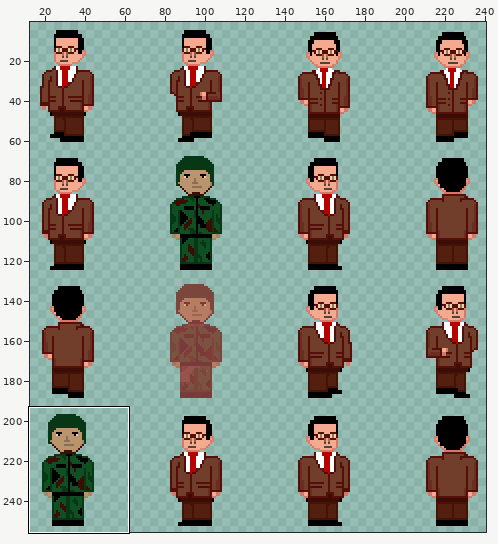
Sprite sheet, stored at images/soldier.png. Above: a wide view before the commit, with the close-up outlined.
Close-up. The starting point:
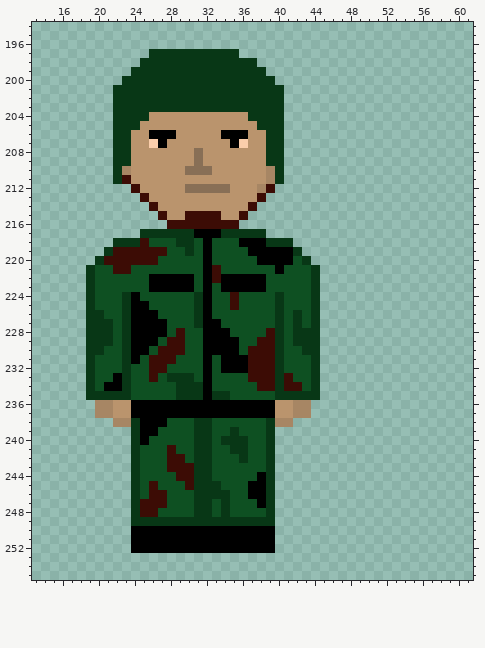
The file is 256x256 pixels. Colours within 5 levels of each other are drawn and written as one. Shown: x 13..61, y 194..255. The wide view leaves out empty margins. The commit also changed other parts of the picture, which this record leaves out.
Once edited:
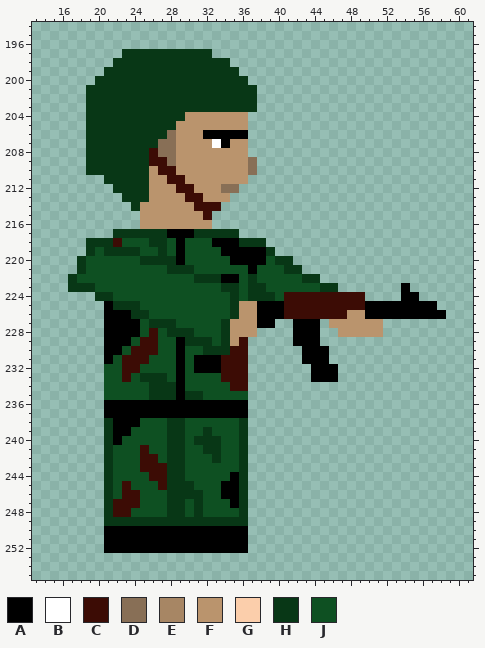
Palette (. is transparent): A #000000  B #ffffff  C #3c0c05  D #886f56  E #a78664  F #ba946d  G #fbceab  H #083716  J #0e5022
Diff:
@@ x 13..61 @@
 196 .................................................
-197 .............HHHHHHHHHH..........................
-198 ............HHHHHHHHHHHHH........................
-199 ...........HHHHHHHHHHHHHHH.......................
-200 ..........HHHHHHHHHHHHHHHHH......................
-201 .........HHHHHHHHHHHHHHHHHHH.....................
-202 .........HHHHHHHHHHHHHHHHHHH.....................
-203 .........HHHHHHHHHHHHHHHHHHH.....................
-204 .........HHHHFFFFFFFFFFFHHHH.....................
-205 .........HHHFFFFFFFFFFFFFHHH.....................
-206 .........HHFFAAAFFFFFAAAFFHH.....................
-207 .........HHFFGAFFFFFFFAGFFHH.....................
-208 .........HHFFFFFFFDFFFFFFFHH.....................
-209 .........HHFFFFFFFDFFFFFFFHH.....................
-210 .........HEFFFFFFDDDFFFFFFEH.....................
-211 .........HCFFFFFFFFFFFFFFFEH.....................
-212 ...........CFFFFFDDDDDFFFEC......................
-213 ............CFFFFFFFFFFFFC.......................
-214 .............CFFFFFFFFFFC........................
-215 ..............CFFCCCCFFC.........................
-216 ...............CCCCCCCC..........................
-217 ............HHHHHHAAAHHHHH.......................
-218 .........HHHCJJJHHJAJJJAAAHHH....................
-219 ........HCCCCCCJJHJAJJJJAAAAAH...................
-220 .......HCCCCCCJJJJJAJJJJJAAAAJH..................
-221 ......HJJCCJJJJJJJJACJJJJJJAJJJH.................
-222 ......HJJJJJJAAAAAJACAAAAAJJJJJH.................
-223 ......HJJJJJJAAAAAJAJAAAAAJJJJJH.................
-224 ......HJJJHAJJJJJJHAJJCJJJJHJJJH.................
-225 ......HJJJHAAJJJJJHAJJCJJJJHJJJH.................
-226 ......HHJJHAAAJJJJHAJJJJJJJHJHJH.................
-227 ......HHHJHAAAAJJJHAAJJJJJJHJHJH.................
-228 ......HHHJHAAAAJCJJAAAJJJJCHJHHH.................
-229 ......HHHJHAAAJCCJJAAAAJJCCHJHHH.................
-230 ......HHJJHAAJCCCJJAAAAJCCCHJJHH.................
-231 ......HJJJHAJCCCJJJAJAAACCCHJJJH.................
-232 ......HJJJHJJCCJJJJAJAAACCCHJJJH.................
-233 ......HJJAHJJCJHHHJAJJJJCCCHCJJH.................
-234 ......HJAAHJJJJJHHHAJJJJJCCHCCJH.................
-235 ......HHHHHJJJJJHHHAHHJJJJJHHHHH.................
-236 .......EEFFAAAAAAAAAAAAAAAAFFEE..................
-237 .......EEFFAAAAAAAAAAAAAAAAFFEE..................
-238 .........EEHAAAJJJHHJJJJJJHEE....................
-239 ...........HAAJJJJHHJJHJJJH......................
-240 ...........HAJJJJJHHJHHHJJH......................
-241 ...........HJJJCJJHHJJHHJJH......................
-242 ...........HJJJCCJHHJJJHJJH......................
-243 ...........HJJJCCCHHJJJJJJH......................
-244 ...........HJJJJCCHHJJJJJAH......................
-245 ...........HJCJJJCHHHJJJAAH......................
-246 ...........HJCCJJJHHHHJJAAH......................
-247 ...........HCCCJJJHHJHJJJAH......................
-248 ...........HCCJJJJHHJHJJJJH......................
-249 ...........HHHHHHHHHHHHHHHH......................
-250 ...........AAAAAAAAAAAAAAAA......................
-251 ...........AAAAAAAAAAAAAAAA......................
-252 ...........AAAAAAAAAAAAAAAA......................
+197 ..........HHHHHHHHHH.............................
+198 .........HHHHHHHHHHHHH...........................
+199 ........HHHHHHHHHHHHHHH..........................
+200 .......HHHHHHHHHHHHHHHHH.........................
+201 ......HHHHHHHHHHHHHHHHHHH........................
+202 ......HHHHHHHHHHHHHHHHHHH........................
+203 ......HHHHHHHHHHHHHHHHHHH........................
+204 ......HHHHHHHHHHHFFFFFFF.........................
+205 ......HHHHHHHHHHFFFFFFFF.........................
+206 ......HHHHHHHHHDFFFAAAAA.........................
+207 ......HHHHHHHHDDFFFFBAFF.........................
+208 ......HHHHHHHCDDFFFFFFFF.........................
+209 ......HHHHHHHCCDFFFFFFFFD........................
+210 ......HHHHHHHFCCFFFFFFFFD........................
+211 ........HHHHHFFCCFFFFFFF.........................
+212 .........HHHHFFFCCFFFDD..........................
+213 ..........HHHFFFFCCFFF...........................
+214 ...........HFFFFFFCCC............................
+215 ............FFFFFFFC.............................
+216 ............FFFFFFFF.............................
+217 .........HHHHHHAAAHHHHH..........................
+218 ......HHHCJJJHHJAJJJAAAHHH.......................
+219 ......HJHHHHJJHJAJJJJAAAAAH......................
+220 .....HJJJJJJHHHHAJJJJJAAAAJHH....................
+221 .....HJJJJJJJJJHHHJJJJJJAJJJHH...................
+222 ....HJJJJJJJJJJJJJHHHAAJHJJJJJHH.................
+223 ....HHHJJJJJJJJJJJJJJHHJHHJJJJJJHH.......A.......
+224 .......HHJJJJJJJJJJJJJHJHHHJCCCCCCCCC....AA......
+225 ........AHHHJJJJJJJJJJHFFAAACCCCCCCCCAAAAAAAA....
+226 ........AAAHHJJJJJJJJJHFFAAACCCCCCCFFAAAAAAAAA...
+227 ........AAAAJHHHJJJJJHFFFAA..AAA.FFFFFF..........
+228 ........AAAAJCJHHHJJJHFFF....AAA..FFFFF..........
+229 ........AAAJCCJJAHHHJHFC.....AAA.................
+230 ........AAJCCCJJAJJHHHCC......AAA................
+231 ........AJCCCJJJAJAAACCC......AAA................
+232 ........JJCCJJJJAJAAACCC.......AAA...............
+233 ........JJCJHHHJAJJJJCCC.......AAA...............
+234 ........JJJJJHHHAJJJJJCC.........................
+235 ........JJJJJHHHAHHJJJJJ.........................
+236 ........AAAAAAAAAAAAAAAA.........................
+237 ........AAAAAAAAAAAAAAAA.........................
+238 ........HAAAJJJHHJJJJJJH.........................
+239 ........HAAJJJJHHJJHJJJH.........................
+240 ........HAJJJJJHHJHHHJJH.........................
+241 ........HJJJCJJHHJJHHJJH.........................
+242 ........HJJJCCJHHJJJHJJH.........................
+243 ........HJJJCCCHHJJJJJJH.........................
+244 ........HJJJJCCHHJJJJJAH.........................
+245 ........HJCJJJCHHHJJJAAH.........................
+246 ........HJCCJJJHHHHJJAAH.........................
+247 ........HCCCJJJHHJHJJJAH.........................
+248 ........HCCJJJJHHJHJJJJH.........................
+249 ........HHHHHHHHHHHHHHHH.........................
+250 ........AAAAAAAAAAAAAAAA.........................
+251 ........AAAAAAAAAAAAAAAA.........................
+252 ........AAAAAAAAAAAAAAAA.........................
 253 .................................................
